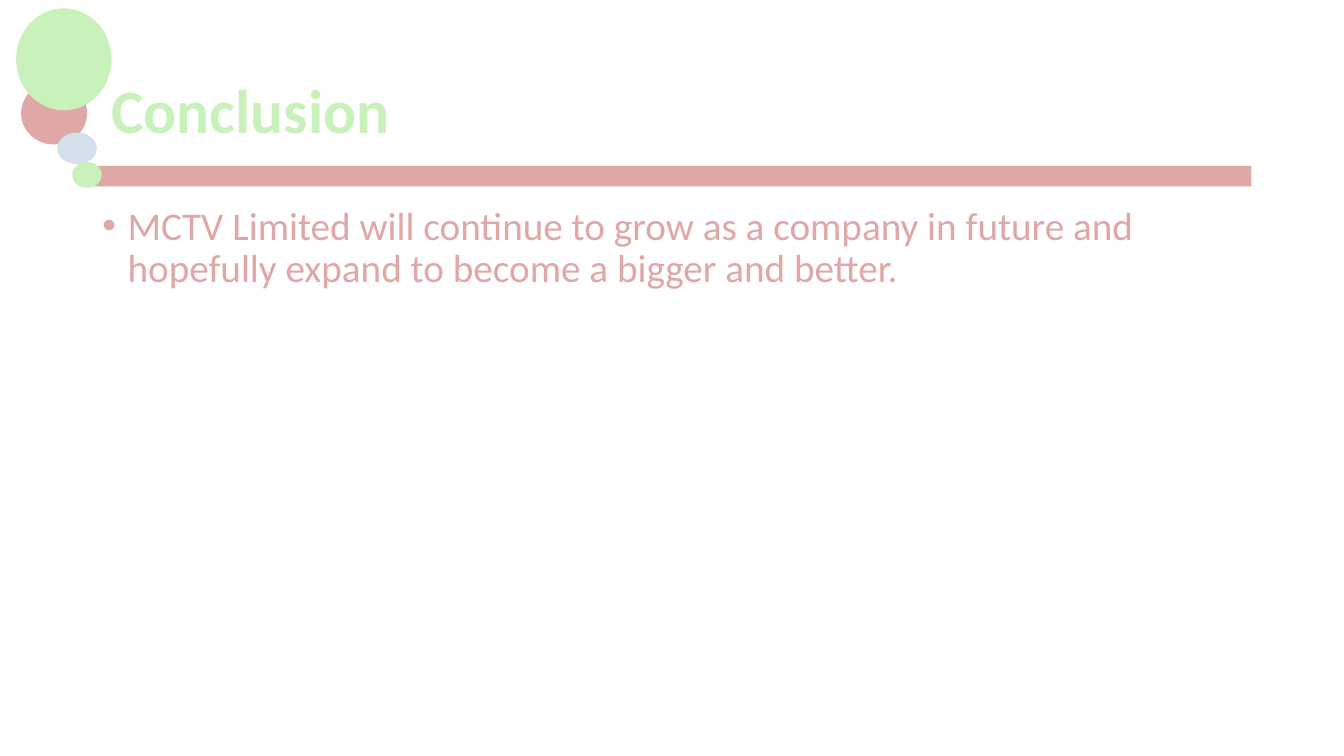
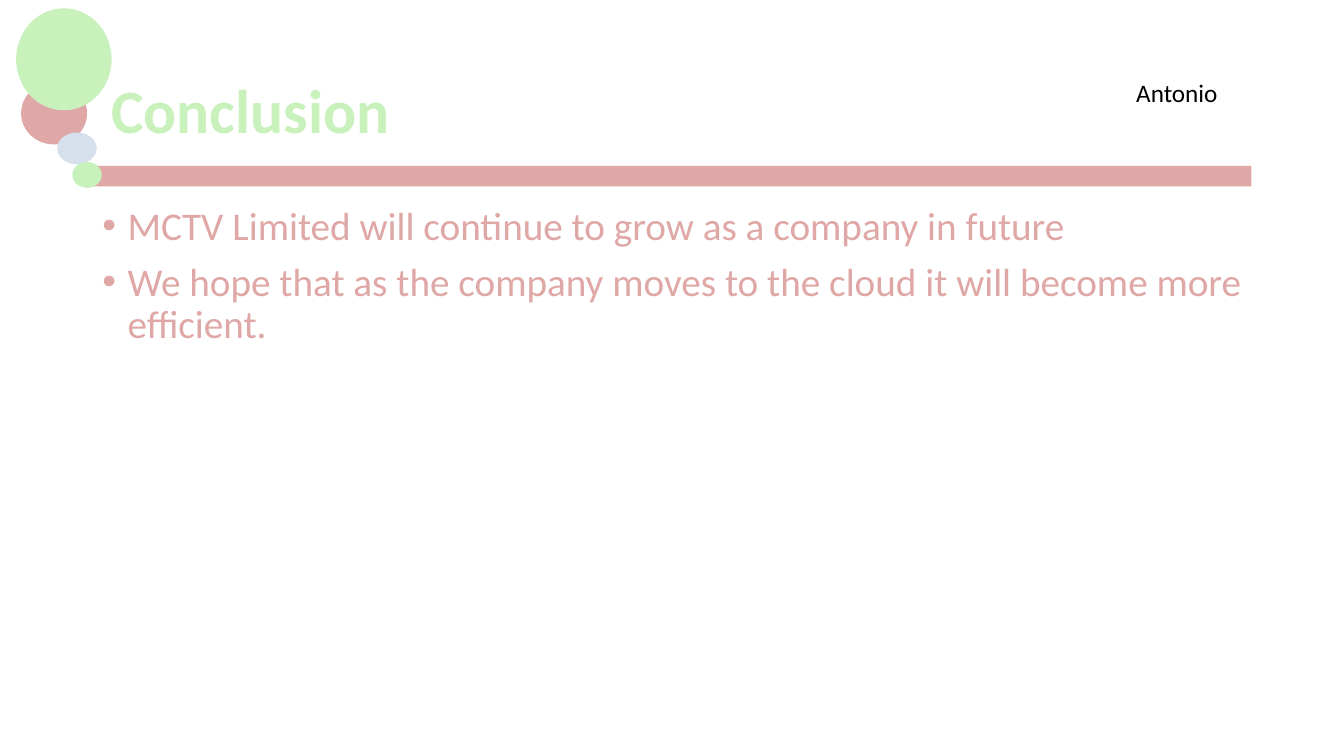
Before and after one commit to jackG97/Project, a slide deck: slide 9 of MCTV Limited.pptx. Drawn at 1344x756 pixels with LibreOffice and Linux fonts; fonts in the diff are those of the drawing; background and template pictures are left out. Boxes give left, top, right and bottom in pixels: in the first picture for what was removed or moved away, otherwise in the second. Text is boxed around its words. In the diff, an @@ line names an element or a change of style, - is before the commit and + after.

```diff
--- a/MCTV Limited.pptx
+++ b/MCTV Limited.pptx
@@ text added at box(1136, 84, 1217, 102), 18 pt, text #000000 @@
+Antonio
@@ text at box(128, 213, 1242, 338): text changed @@
-• MCTV Limited will continue to grow as a company in future and hopefully expand to become a bigger and better.
+• MCTV Limited will continue to grow as a company in future
+• We hope that as the company moves to the cloud it will become more efficient.
```
Also in this commit, not shown: 6 other slides changed, 2 slides added, 2 slides removed, 1 other file.
